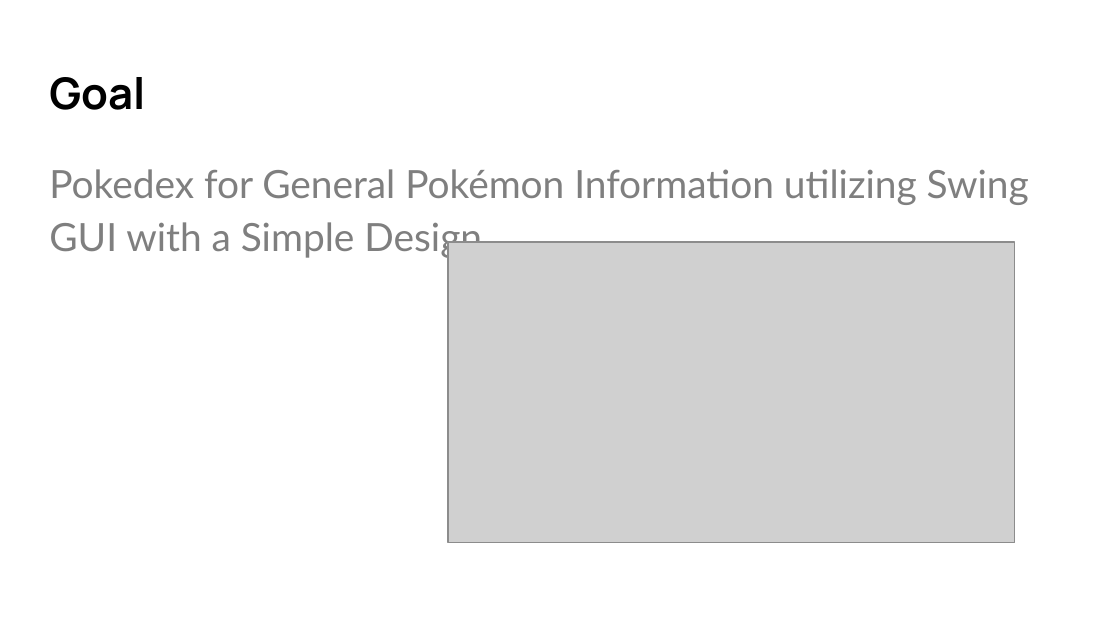
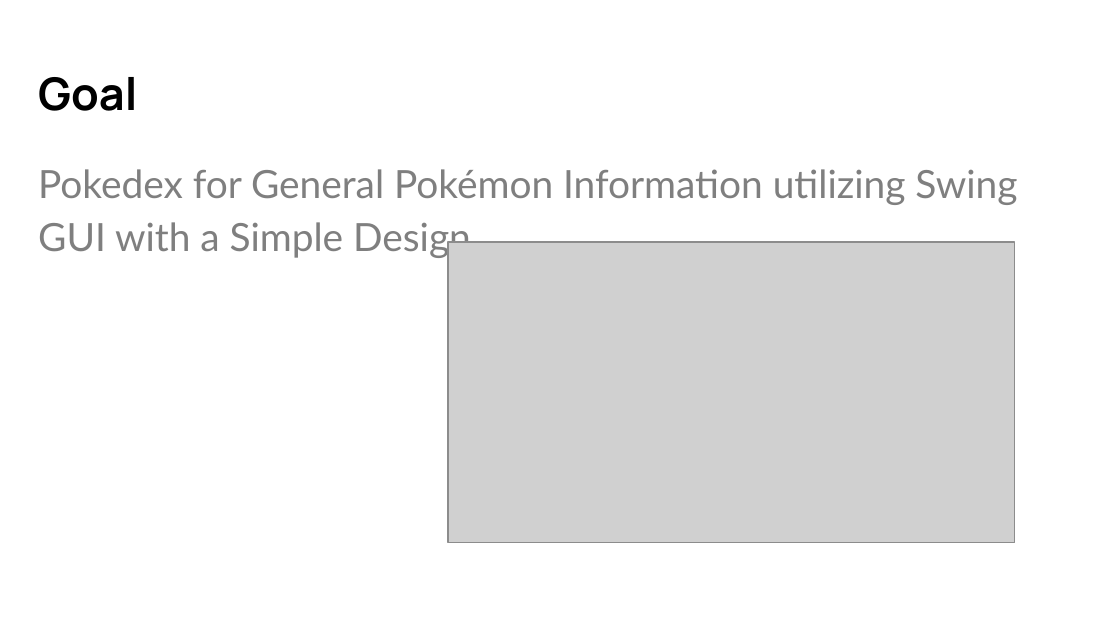
Before and after one commit to WillieLui429/CSC330-Project, a slide deck: slide 2 of PokedexPresentation.pptx. Drawn at 1120x630 pixels with LibreOffice and Linux fonts; fonts in the diff are those of the drawing; grey boxes stand for pictures. Boxes give left, top, right and bottom in pixels: in the first picture for what was removed or moved away, otherwise in the second. Text is boxed around its words. In the diff, an @@ line names an element or a change of style, - is before the commit and + after.

```diff
--- a/PokedexPresentation.pptx
+++ b/PokedexPresentation.pptx
@@ title "Goal" at bbox=[38, 77, 137, 111]: size 28 to 28.9 pt @@
@@ text "Pokedex for General Pokémon Information ...": place and size @@
-text "Pokedex for General Pokémon Information ..." at bbox=[49, 169, 1029, 259]
+text "Pokedex for General Pokémon Information ..." at bbox=[38, 169, 1017, 259]
```
Also in this commit, not shown: 5 other slides changed, 52 other files.
